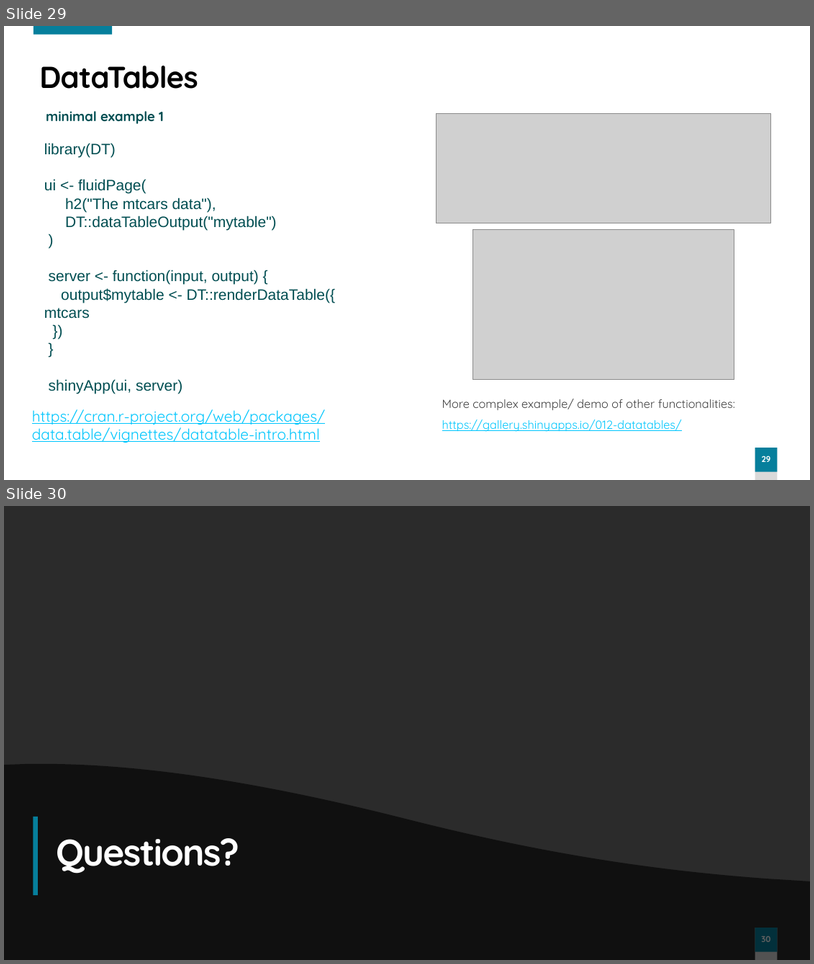
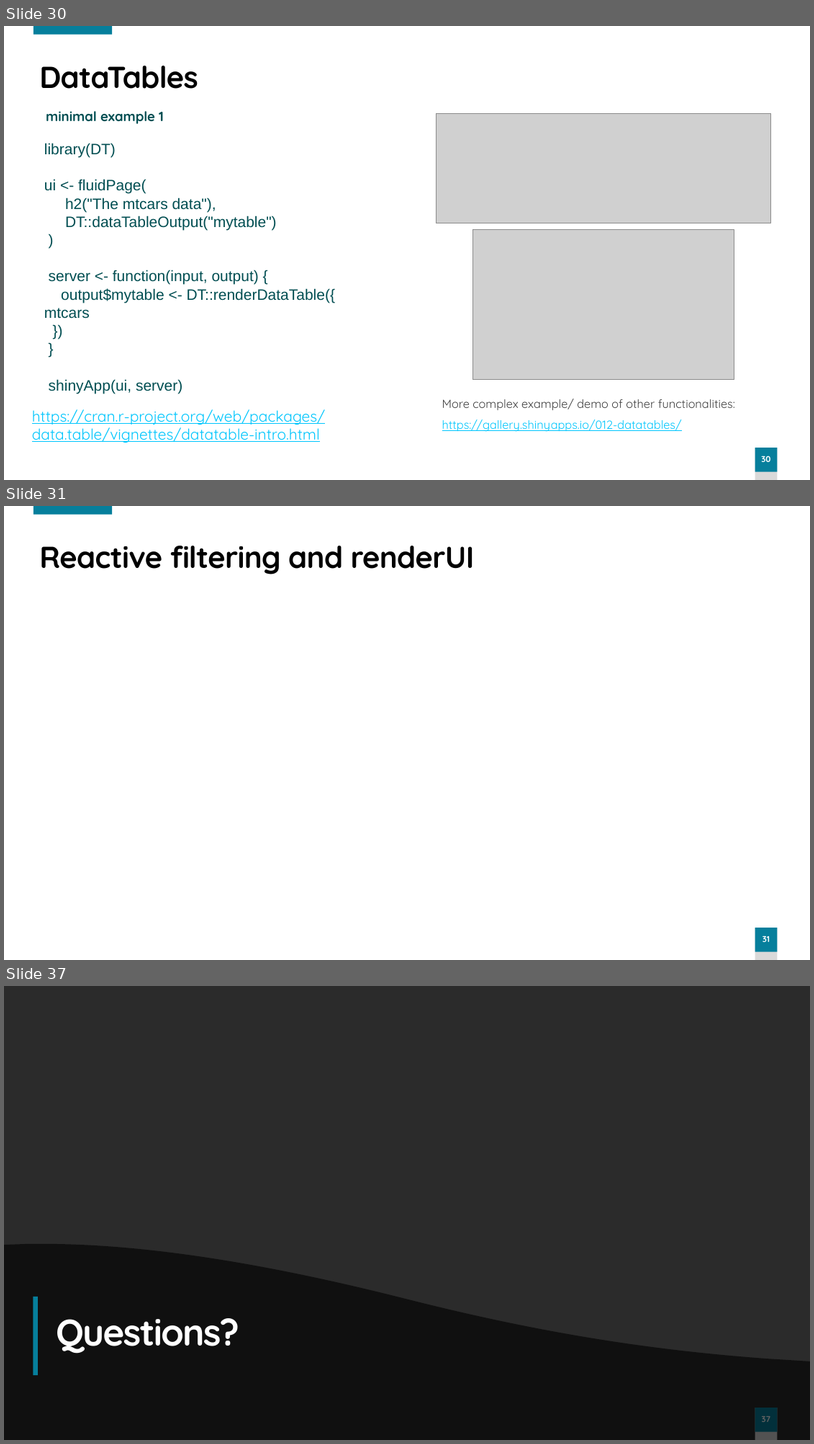
Before and after one commit to sshawna/Shiny_workshop, a slide deck: Session 3/Shiny workshop - session 3.pptx. Shown one above the other, each under a label of ours: slides 29 and 30 before the commit, slides 30, 31 and 37 after it; the slides between them are not shown. The pictures are 814x964 and 814x1444 pixels, drawn with LibreOffice and Linux fonts; fonts in the diff are those of the drawing; grey boxes stand for pictures; background and template pictures are left out; a plain dark background stands for a picture behind light text. Boxes give left, top, right and bottom in pixels: in the first picture for what was removed or moved away, otherwise in the second. Text is boxed around its words. In the diff, an @@ line names an element or a change of style, - is before the commit and + after.

```diff
--- a/Session 3/Shiny workshop - session 3.pptx
+++ b/Session 3/Shiny workshop - session 3.pptx
@@ slide 31 added at (4,506,810,960), background #FFFFFF; not listed: 3 template elements that a slide beside it also shows @@
@@ title added at (39,546,475,574), 36 pt, text #000000, bold @@
+Reactive filtering and renderUI
@@ what was slide 29 is now slide 30 @@
@@ page number at (761,455,771,462): text changed @@
-29
+30
@@ what was slide 30 is now slide 37 @@
@@ page number at (762,1416,772,1422): text changed @@
-30
+37
```
Also in this commit, not shown: 2 slides changed, 5 other slides added, 35 other files.
